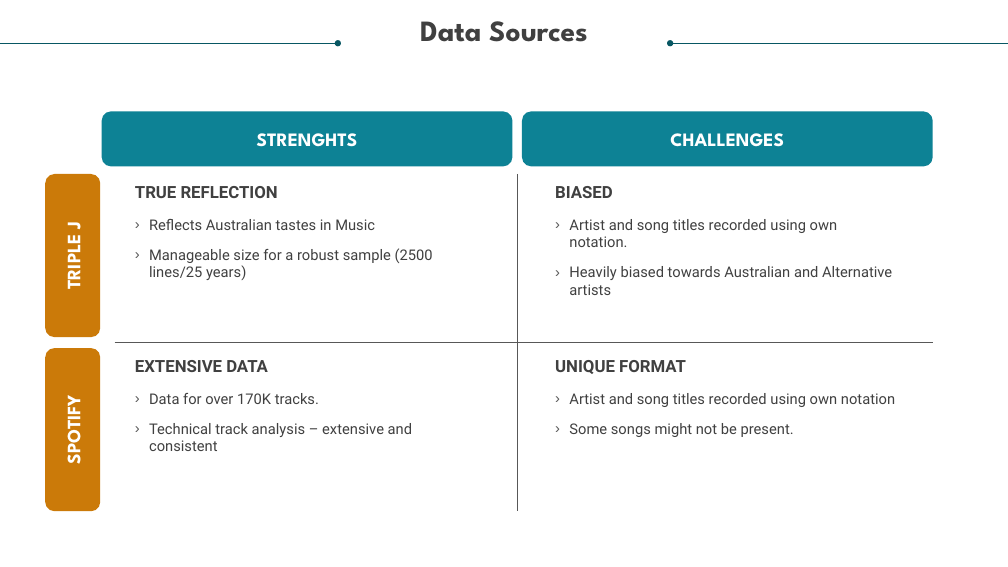
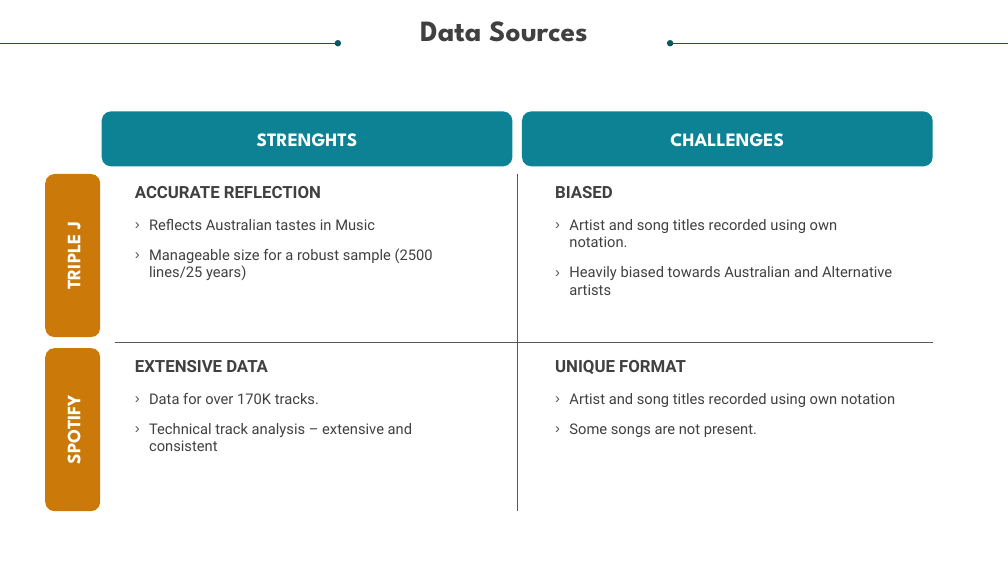
Before and after one commit to relaernu/project_1, a slide deck: slide 4 of Dancing Through The Decades_with guidelines.pptx (slide 3 before the commit). Drawn at 1008x567 pixels with LibreOffice and Linux fonts; fonts in the diff are those of the drawing. Boxes give left, top, right and bottom in pixels: in the first picture for what was removed or moved away, otherwise in the second. Text is boxed around its words. In the diff, an @@ line names an element or a change of style, - is before the commit and + after.

```diff
--- a/Dancing Through The Decades_with guidelines.pptx
+++ b/Dancing Through The Decades_with guidelines.pptx
@@ text at [135, 186, 321, 198]: text changed @@
-TRUE REFLECTION
+ACCURATE REFLECTION
@@ text at [569, 423, 757, 437]: text changed @@
-› Some songs might not be present.
+› Some songs are not present.
```
Also in this commit, not shown: 8 other slides changed, 1 other file.
